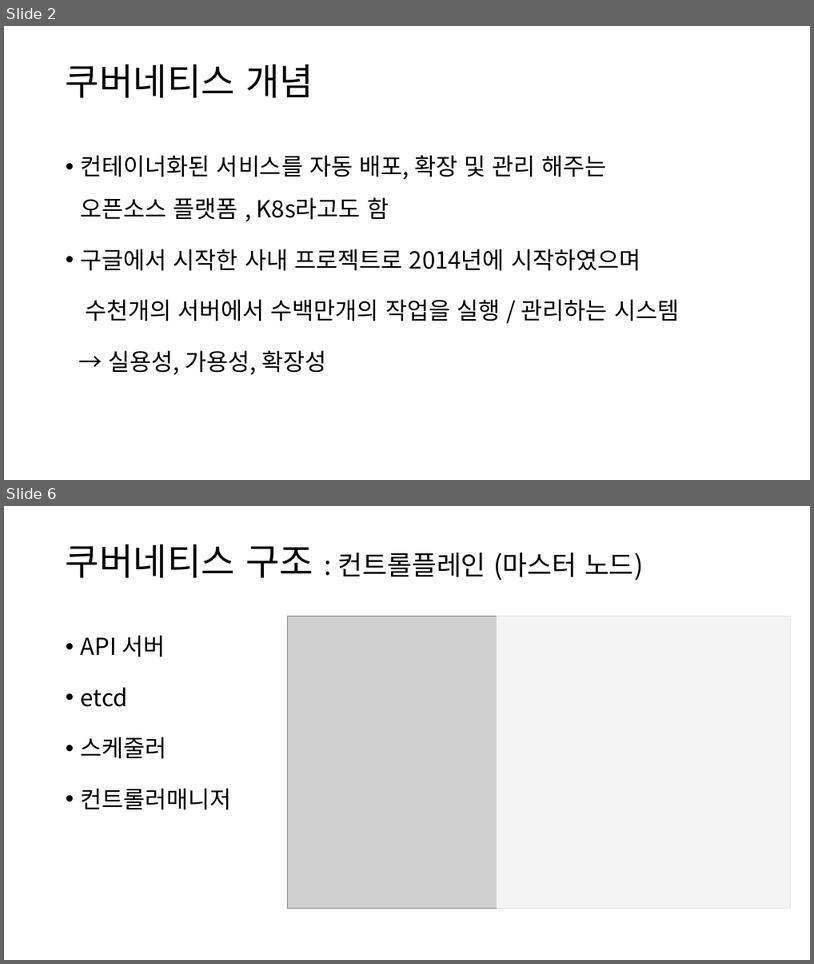
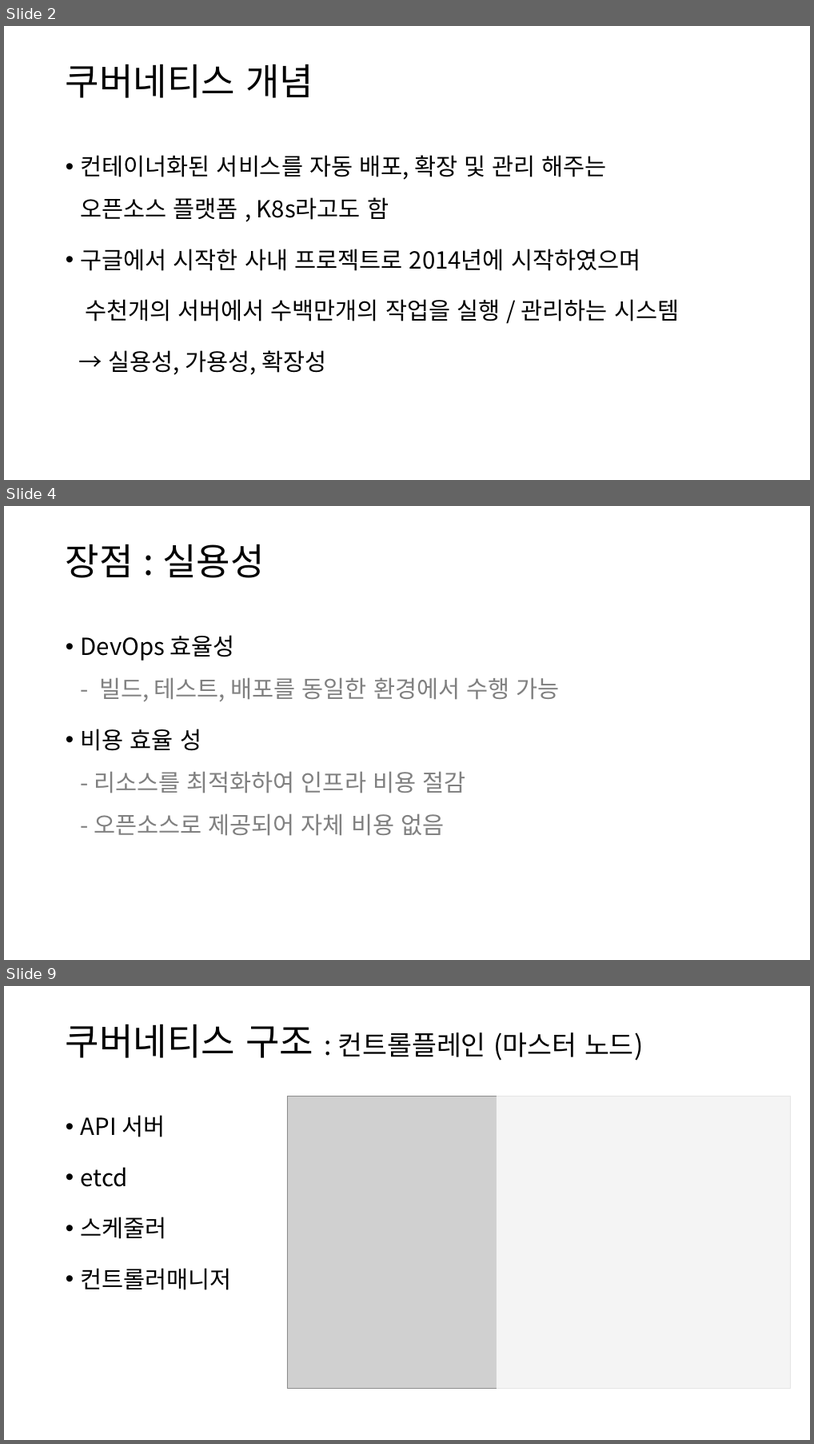
Before and after one commit to truthsj/ds4th_study, a slide deck: source/도커심화_한권으로_배우는_도커_&_쿠버네티스/ch07_쿠버네티스의 기본구조_wooseok.pptx. Shown one above the other, each under a label of ours: slides 2 and 6 before the commit, slides 2, 4 and 9 after it; the slides between them are not shown. The pictures are 814x964 and 814x1444 pixels, drawn with LibreOffice and Linux fonts; fonts in the diff are those of the drawing; grey boxes stand for pictures; background and template pictures are left out. Boxes give left, top, right and bottom in pixels: in the first picture for what was removed or moved away, otherwise in the second. Text is boxed around its words. In the diff, an @@ line names an element or a change of style, - is before the commit and + after.

```diff
--- a/source/도커심화_한권으로_배우는_도커_&_쿠버네티스/ch07_쿠버네티스의 기본구조_wooseok.pptx
+++ b/source/도커심화_한권으로_배우는_도커_&_쿠버네티스/ch07_쿠버네티스의 기본구조_wooseok.pptx
@@ slide 4 added at (x1=4, y1=506, x2=810, y2=960), background #FFFFFF @@
@@ title added at (x1=66, y1=544, x2=264, y2=578), 44 pt, text #000000 @@
+장점 : 실용성
@@ rectangle added at (x1=22, y1=608, x2=311, y2=946), fill #FFFFFF at 78% opacity @@
@@ text added at (x1=81, y1=635, x2=560, y2=836), 28 pt, text #808080 @@
+• DevOps 효율성
+  - 빌드, 테스트, 배포를 동일한 환경에서 수행 가능
+• 비용 효율 성
+  - 리소스를 최적화하여 인프라 비용 절감
+  - 오픈소스로 제공되어 자체 비용 없음
@@ what was slide 6 is now slide 9 @@
```
Also in this commit, not shown: 3 slides changed, 6 other slides added, 1 slide removed, 36 other files.
